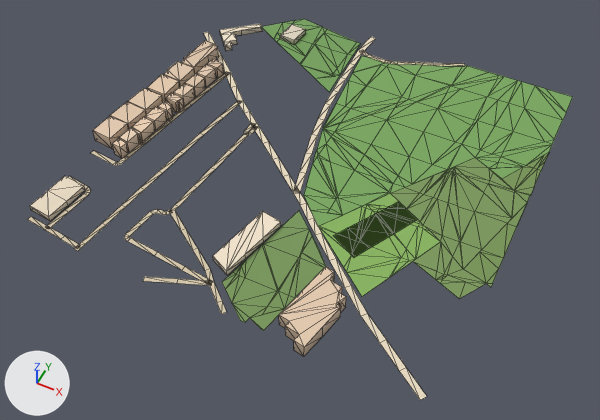
An edit to the glTF model public/assets/bengaluru-region-v1/tiles/t24_-33-l1.glb, drawn before and after from the same camera.
Before and after are seen from a 50 mm lens placed at (12555.0, -16907.0, 713.0), pointed at (12255.0, -16306.0, -37.0). The axes (+X, +Y, +Z) are drawn at lower left. The lights are the same throughout. The picture after the commit comes second. Mesh edges are drawn as thin lines. Vertices at exactly the same position are counted once.

The first picture shows 'building', 'ground'.
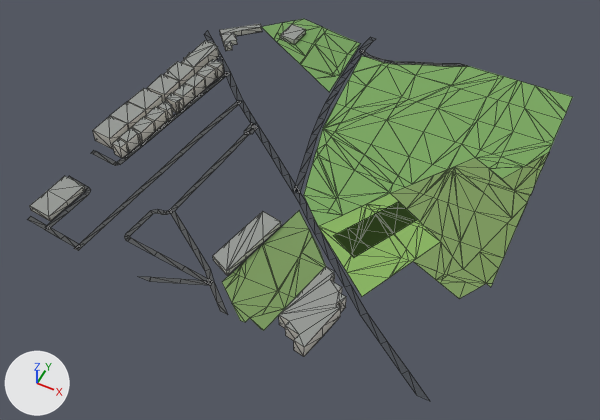
Diff of the bpy script that builds the scene:
```diff
--- a/public/assets/bengaluru-region-v1/tiles/t24_-33-l1.glb.py
+++ b/public/assets/bengaluru-region-v1/tiles/t24_-33-l1.glb.py
@@ me_building @@
-me_building.from_pydata(...)  # 258 vertices, 344 faces; spans x -9.0..373.0, y -9.0..469.0, z 0.0..18.0
+me_building.from_pydata(...)  # 258 vertices, 426 faces; spans x -9.0..373.0, y -9.0..469.0, z 0.0..18.0
+# me_building part 1: 344 kept faces spanning x -9.0..373.0, y -9.0..469.0, z 0.0..18.0 get new vertex colours; the middle colour goes from beige #d0baa2 to light grey #c1bfb6
+# edits to the shape of me_building do not show in these pictures
 me_building.materials.append(mat_building)
@@ me_ground @@
 # verts and faces of me_ground; kept vertices keep their numbers, new ones are numbered from 512
-me_ground.from_pydata(...)  # 512 vertices, 636 faces; spans x -3.0..500.0, y -3.0..503.0, z 1.0
+me_ground.from_pydata(...)  # 520 vertices, 644 faces; spans x 0.0..500.0, y 0.0..500.0, z 1.0
+# me_ground part 2
+delete_vertices([12])  # with the faces that use them
+delete_faces([(10, 11, 13), (62, 63, 65), (62, 65, 64)])
+verts[512] = (345.0, 500.0, 1.0)  # pixel (459, 63)
+verts[513] = (352.0, 500.0, 1.0)  # pixel (464, 64)
+verts[514] = (358.0, 500.0, 1.0)  # pixel (469, 66)
+verts[520] = (220.0, 492.0, 1.0)  # pixel (373, 41)
+verts[521] = (212.0, 493.0, 1.0)  # pixel (368, 39)
+faces += [(10, 11, 512), (11, 13, 512), (13, 513, 512), (13, 514, 513), (62, 63, 520), (62, 520, 521)]
+faces += [(64, 521, 520), (64, 520, 65)]
+# me_ground part 3
+# 3 vertices are removed from x 164.0..266.0, y -3.0..3.0, z 1.0
+# 9 faces are deleted
+# 7 vertices move from x 112.0..262.0, y -2.0..98.0, z 1.0 to x 112.0..268.0, y 0.0..97.0, z 1.0
+# 7 vertices are added at x 3.0..259.0, y 0.0..137.0, z 1.0
+# 13 new faces join them
+# me_ground part 4
+delete_vertices([*range(157, 161)])  # with the faces that use them
+verts[522] = (17.0, 396.0, 1.0)  # pixel (212, 39)
+verts[523] = (12.0, 390.0, 1.0)  # pixel (207, 40)
+verts[524] = (0.0, 400.0, 1.0)  # pixel (204, 34)
+verts[525] = (0.0, 411.0, 1.0)  # pixel (207, 30)
+faces += [(155, 156, 522), (155, 522, 523), (522, 524, 523), (522, 525, 524)]
+# me_ground part 5
+verts[426] = (476.0, 0.0, 1.0)  # moved, pixel (416, 395)
+verts[427] = (490.0, 0.0, 1.0)  # moved, pixel (430, 401)
+verts[428] = (455.0, 15.0, 1.0)  # moved, pixel (401, 374)
+verts[429] = (460.0, 22.0, 1.0)  # moved, pixel (408, 370)
+verts[431] = (428.0, 44.0, 1.0)  # moved, pixel (387, 341)
+verts[430] = (423.0, 37.0, 1.0)  # moved, pixel (380, 344)
+# me_ground part 6: 177 kept faces spanning x 0.0..490.0, y 0.0..489.0, z 1.0 get new vertex colours; the middle colour goes from beige #d7c9ae to dark grey #535556
 me_ground.materials.append(mat_ground)
```

Changed parts and their boxes (x1, y1, x2, y2) in the pictures (600 x 420 px; the box of a moved part takes in the faces that stretch with it):
'ground', reshaped: before (27, 19, 573, 400); after (28, 19, 573, 401)
part 1 of me_building, recoloured: (30, 24, 346, 357) in both
part 2 of me_ground, reshaped: before (359, 37, 465, 66); after (359, 37, 468, 66)
part 3 of me_ground, moved or reshaped: before (27, 151, 226, 314); after (28, 150, 228, 315)
part 4 of me_ground, moved or reshaped: before (204, 32, 221, 56); after (204, 31, 221, 56)
part 5 of me_ground, moved or reshaped: before (361, 313, 427, 400); after (361, 313, 430, 401)
part 6 of me_ground, recoloured: (45, 50, 443, 398) in both
